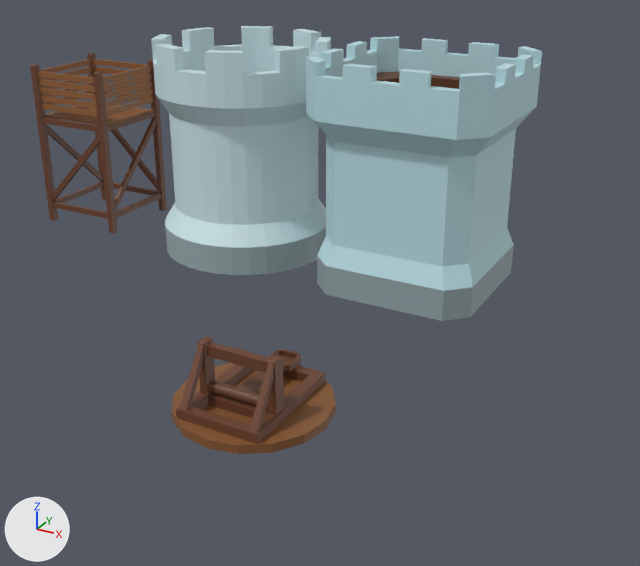
What one commit did to the Blender file resources/Blendfiles/Towers.blend.
Before and after are seen from a 50 mm lens placed at (0.06, -3.84, 1.72), pointed at (-1.67, -0.69, 0.15). Lighting does not change. The marker at lower left points along +X, +Y and +Z.

The first picture shows 'Catapult_1', 'Tower_1_Wood', 'Tower_2_Stone', 'Tower_3_Stone', 'mobile_catapult-1'.
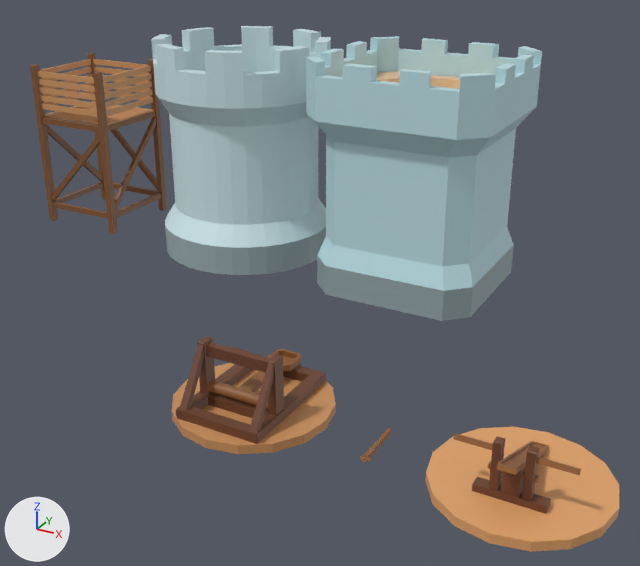
Commit message: chore: update towers & catapult

Pixel boxes (x1, y1, x2, y2) of what changed, in the pictures (640 x 566 px):
'Ballista_1', added (orange)
    after: (425, 427, 619, 552)
'mobile_ballista-1', added (brown)
    after: (453, 433, 581, 475)
'Ammo_Ballista_Arrow', added
    after: (361, 428, 392, 462)
part 1 of me_tower_1, surface changed
    both: (30, 53, 167, 234)
part 2 of me_tower_3, surface changed
    both: (376, 71, 460, 89)
part 3 of me_catapult_1, surface changed (brown to orange)
    both: (171, 363, 336, 454)

Diff of the bpy script that builds the scene:
```diff
--- a/resources/Blendfiles/Towers.blend.py
+++ b/resources/Blendfiles/Towers.blend.py
@@ img_colorpalette_summer_png_002 @@
+img_colorpalette_summer_png_002 = load_image('ColorPalette_Summer.png.002', '../../CommunityProject/Assets/_Game/Images/ColorPalettes/ColorPalette_Summer.png', 16, 16, 'sRGB')
@@ mat_colorpalette_001 @@
+mat_colorpalette_001 = principled_material('ColorPalette.001')
+mat_colorpalette_001.texture = img_colorpalette_summer_png_002
@@ me_tower_1 @@
 me_tower_1.from_pydata(...)  # 419 vertices, 304 faces; spans x -0.244..0.244, y -0.244..0.244, z -0.05..0.855
 # used by ob_tower_1_wood; location = (-3.5, 0.0, 0.0)
+# me_tower_1 part 1: texture (UV) coordinates of 304 of 304 faces, centred in x -0.244..0.244, y -0.244..0.244, z -0.05..0.855, changed; they spanned u 0.28..0.28, v 0.78..0.84 and now span u 0.29..0.29, v 0.84..0.91
 me_tower_1.materials.append(mat_colorpalette)
@@ me_tower_3 @@
 me_tower_3.from_pydata(...)  # 192 vertices, 178 faces; spans x -0.44..0.44, y -0.44..0.44, z -0.05..1.056
 # used by ob_tower_3_stone; location = (-1.5, 0.0, 0.0)
+# me_tower_3 part 2: texture (UV) coordinates of 49 of 178 faces, centred in x -0.381..0.381, y -0.381..0.381, z 0.85..0.891, changed; they spanned u 0.29..0.29, v 0.78..0.78 and now span u 0.28..0.28, v 0.96..0.96
 me_tower_3.materials.append(mat_colorpalette)
@@ me_catapult_1 @@
 me_catapult_1.from_pydata(...)  # 109 vertices, 93 faces; spans x -0.3..0.0, y -0.3..0.3, z 0.0..0.278
 # used by ob_catapult_1; location = (-1.5, -1.5, 0.0)
+# me_catapult_1 part 3: texture (UV) coordinates of 21 of 93 faces, centred in x -0.289..-0.057, y -0.289..0.289, z 0.0..0.035, changed; they spanned u 0.27..0.27, v 0.84..0.84 and now span u 0.29..0.29, v 0.9..0.9
 me_catapult_1.materials.append(mat_colorpalette)
@@ me_ballista_1_mobile @@
+me_ballista_1_mobile.from_pydata(...)  # 32 vertices, 28 faces; spans x -0.193..0.193, y -0.008..0.008, z -0.01..0.01
+me_ballista_1_mobile.materials.append(mat_colorpalette_001)  # picture img_colorpalette_summer_png_002
@@ me_ballista_1 @@
+me_ballista_1.from_pydata(...)  # 113 vertices, 95 faces; spans x -0.3..0.0, y -0.3..0.3, z 0.0..0.229
+me_ballista_1.materials.append(mat_colorpalette_001)  # picture img_colorpalette_summer_png_002
@@ me_arrow_ballista @@
+me_arrow_ballista.from_pydata(...)  # 16 vertices, 19 faces; spans x -0.02..0.02, y -0.123..0.108, z -0.01..0.018
+me_arrow_ballista.polygons.foreach_set('use_smooth', [True] * 19)
+me_arrow_ballista.materials.append(mat_colorpalette_001)  # picture img_colorpalette_summer_png_002
@@ ob_mobile_ballista_1 @@
+ob_mobile_ballista_1 = bpy.data.objects.new('mobile_ballista-1', me_ballista_1_mobile)
+ob_mobile_ballista_1.parent = ob_ballista_1
+ob_mobile_ballista_1.location = (0.0, -0.113, 0.197)
@@ ob_ballista_1 @@
+ob_ballista_1 = bpy.data.objects.new('Ballista_1', me_ballista_1)
+ob_ballista_1.location = (-0.5, -1.5, 0.0)
+_m = ob_ballista_1.modifiers.new('Mirror', 'MIRROR')
+_m.use_clip = True
+_m.merge_threshold = 0.01
@@ ob_ammo_ballista_arrow @@
+ob_ammo_ballista_arrow = bpy.data.objects.new('Ammo_Ballista_Arrow', me_arrow_ballista)
+ob_ammo_ballista_arrow.location = (-1.0, -1.5, 0.0)
```
